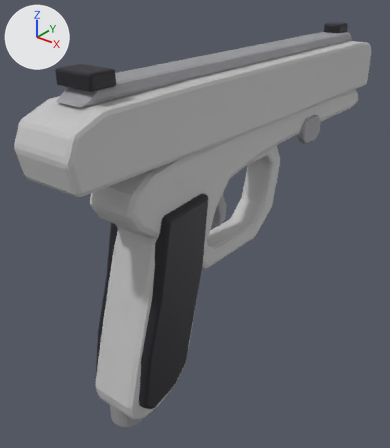
Before and after pictures for a commit that changed the glTF model assets/guns/con-pistol-slim.glb.
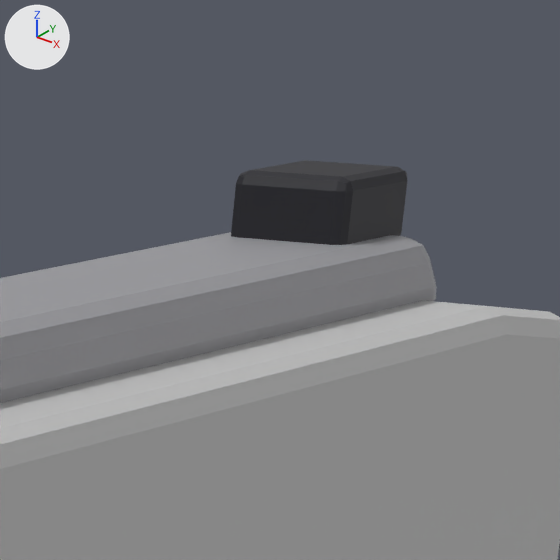
The first picture shows the older version from a 50 mm camera at (0.147, -0.151, 0.095) aimed at (-0.015, 0.051, -0.03). The close-ups show the older and then the newer version on the part from 75% to 94% of the width and 0% to 17% of the height of that picture. Only the edits that show in the close-ups are written down. The lights are fixed; the arrows at upper left show +X, +Y and +Z. Objects named as collision shapes, trigger or cutter boxes, shadow casters or lower levels of detail are left out. Where no turn or scale is listed for an object, it has been applied to the vertices. Vertices at exactly the same position are counted once.

In view in the first close-up: 'barrel_shell_lod0', 'front_sight_geometry_lod0', 'sight_rail_geometry_lod0'.
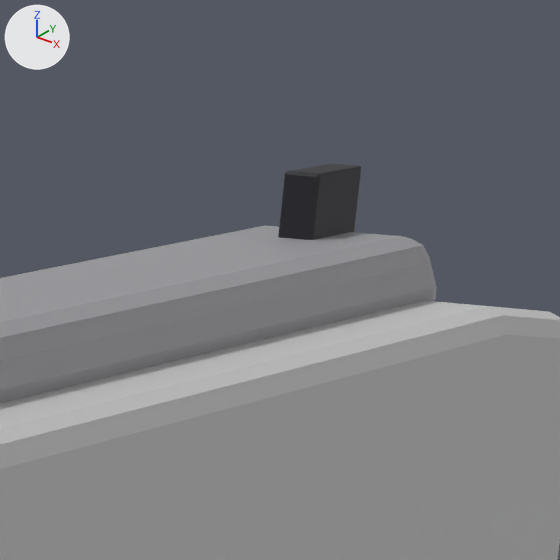
Where the change shows, as pixel boxes (x1, y1, x2, y2) in the close-ups (560 x 560 px):
'front_sight_geometry_lod0', reshaped (53% narrower, 10% shorter): before (231, 160, 408, 245); after (278, 164, 361, 240)

What the commit changed:
me_front_sight_geometry_lod0 is used by ob_front_sight_geometry_lod0; location (0.0, 0.166, 0.06).
me_front_sight_geometry_lod0 had 56 vertices, 108 faces and spanned x -0.005..0.005, y -0.006..0.006, z -0.003..0.003.
me_front_sight_geometry_lod0 now has 56 vertices, 108 faces and spans x -0.0015..0.0015, y -0.004..0.004, z -0.003..0.003.
me_front_sight_geometry_lod0 part 1: 56 of 56 vertices moved; they spanned x -0.005..0.005, y -0.006..0.006, z -0.003..0.003 and now span x -0.0015..0.0015, y -0.004..0.004, z -0.003..0.003; mean shift (0.0, 0.0, 0.0).
